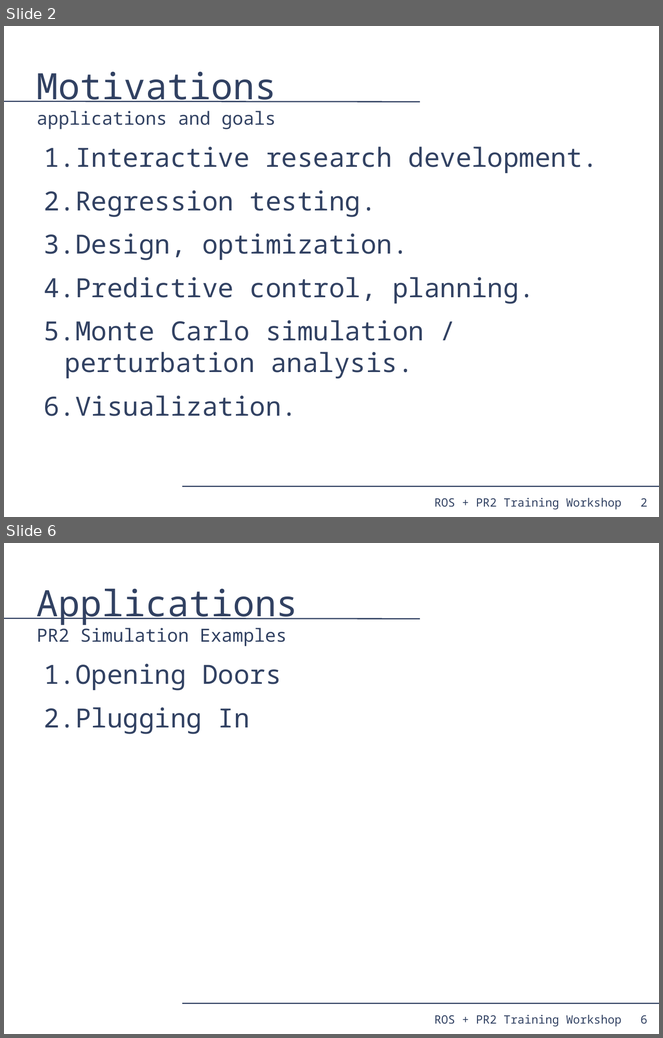
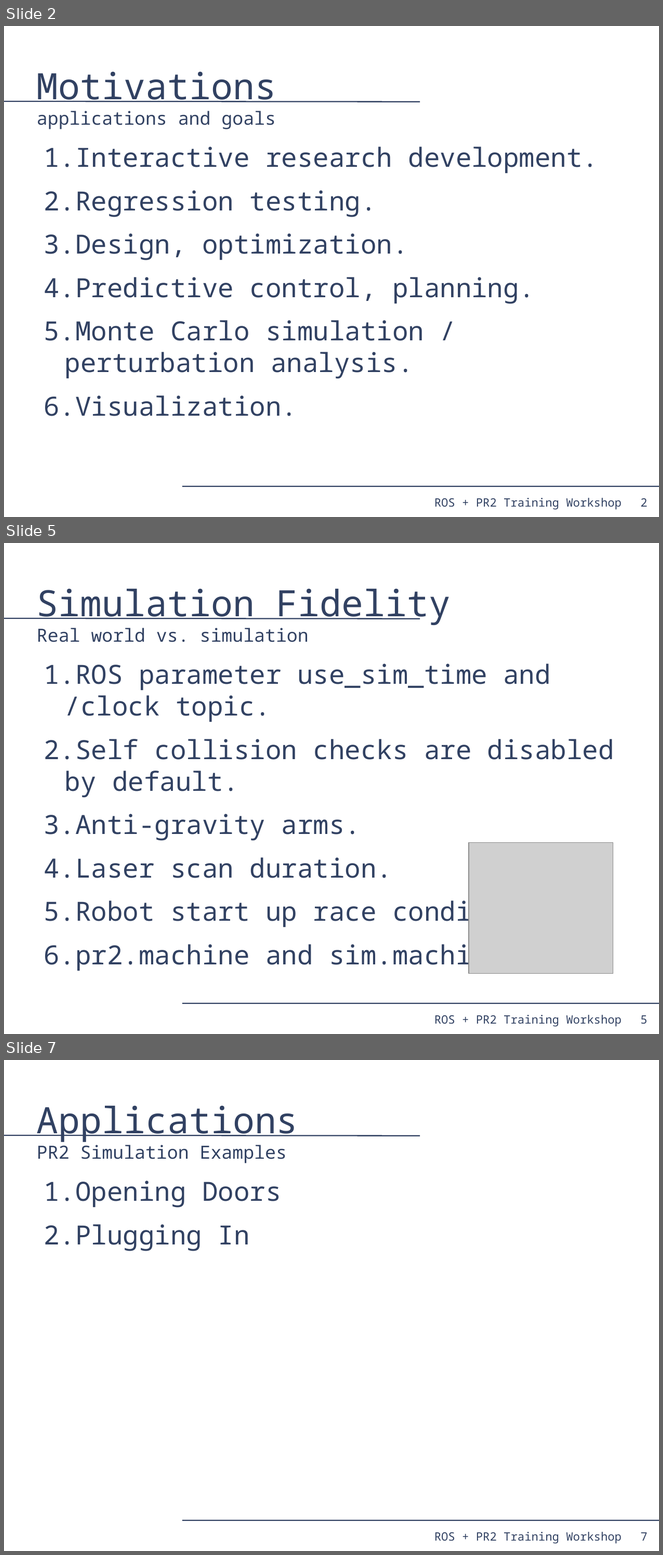
Before and after one commit to PR2/pr2_docs, a slide deck: pr2_training_workshop/simulation/simulation_training_workshop_rev2.odp. Shown one above the other, each under a label of ours: slides 2 and 6 before the commit, slides 2, 5 and 7 after it; the slides between them are not shown. The pictures are 663x1038 and 663x1555 pixels, drawn with LibreOffice and Linux fonts; fonts in the diff are those of the drawing; grey boxes stand for pictures. Boxes give left, top, right and bottom in pixels: in the first picture for what was removed or moved away, otherwise in the second. Text is boxed around its words. In the diff, an @@ line names an element or a change of style, - is before the commit and + after.

```diff
--- a/pr2_training_workshop/simulation/simulation_training_workshop_rev2.odp
+++ b/pr2_training_workshop/simulation/simulation_training_workshop_rev2.odp
@@ slide 5 added at (x1=4, y1=543, x2=659, y2=1034), background #FFFFFF; not listed: 4 template elements that a slide beside it also shows @@
@@ title added at (x1=37, y1=589, x2=451, y2=642), 22 pt, text #314162 @@
+Simulation Fidelity
+Real world vs. simulation
@@ text added at (x1=44, y1=664, x2=614, y2=971), 32 pt, text #314162 @@
+1. ROS parameter use_sim_time and /clock topic.
+2. Self collision checks are disabled by default.
+3. Anti-gravity arms.
+4. Laser scan duration.
+5. Robot start up race conditions.
+6. pr2.machine and sim.machin.
@@ picture added at (x1=469, y1=843, x2=613, y2=974) @@
@@ what was slide 6 is now slide 7 @@
@@ page number at (x1=640, y1=1533, x2=647, y2=1541): text changed @@
-6
+7
```
Also in this commit, not shown: 3 slides changed.
